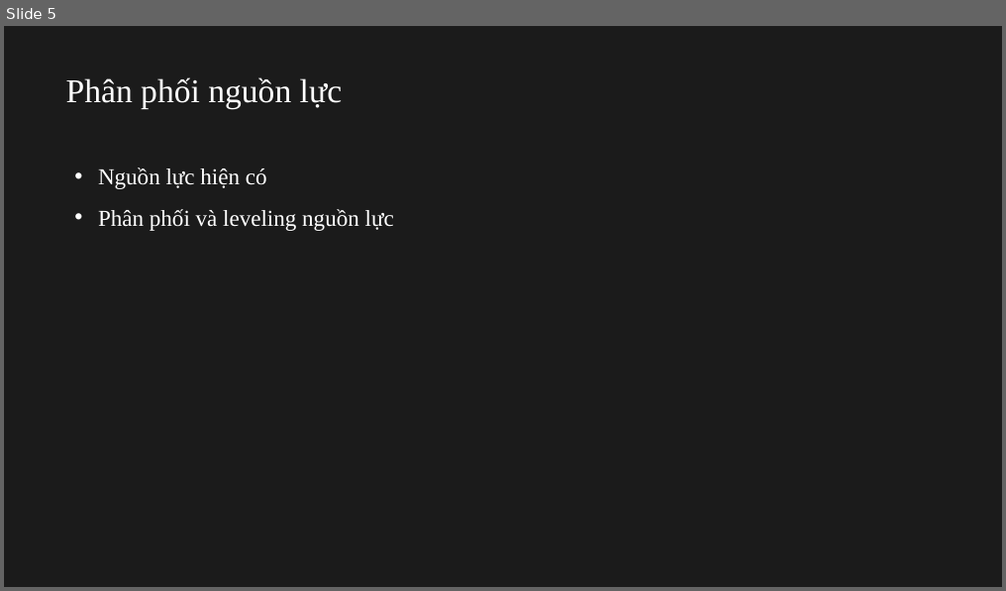
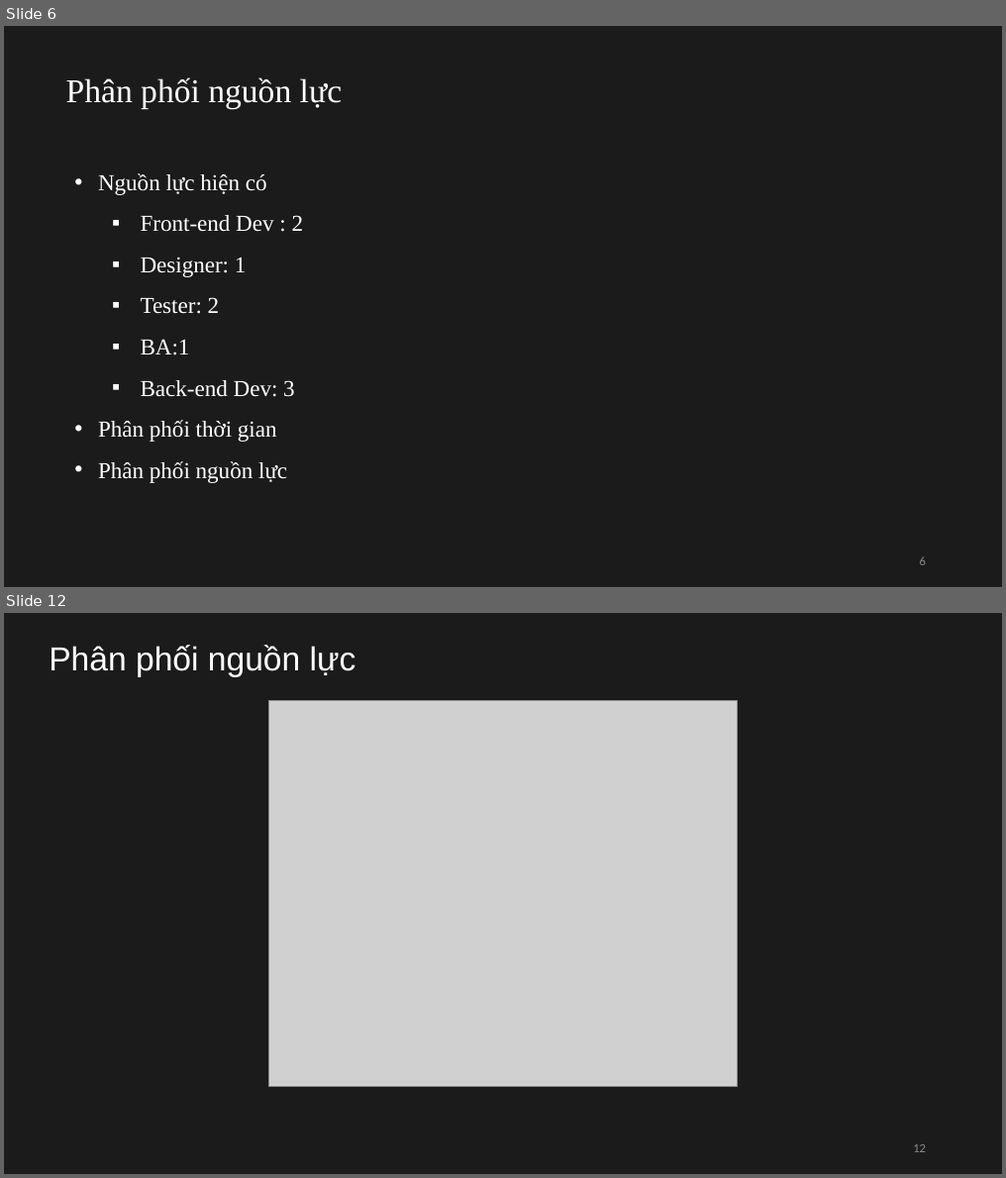
Before and after one commit to CapSuro/ProjectManagement, a slide deck: ProjectManagement.pptx. Shown one above the other, each under a label of ours: slide 5 before the commit, slides 6 and 12 after it; the slides between them are not shown. The pictures are 1006x591 and 1006x1178 pixels, drawn with LibreOffice and Linux fonts; fonts in the diff are those of the drawing; grey boxes stand for pictures. Boxes give left, top, right and bottom in pixels: in the first picture for what was removed or moved away, otherwise in the second. Text is boxed around its words. In the diff, an @@ line names an element or a change of style, - is before the commit and + after.

```diff
--- a/ProjectManagement.pptx
+++ b/ProjectManagement.pptx
@@ slide 12 added at [4,613,1002,1174], background #1B1B1B @@
@@ title added at [49,645,356,677], 32 pt, text #FFFFFF @@
+Phân phối nguồn lực
@@ picture added at [269,700,738,1087] @@
@@ page number added at [913,1145,926,1153], 12 pt, text #8C8C8C @@
+12
@@ what was slide 5 is now slide 6 @@
@@ slide 6 changed as well @@
@@ text at [98,215,304,483]: text changed @@
-• Phân phối và leveling nguồn lực
+  ▪ Front-end Dev : 2
+  ▪ Designer: 1
+  ▪ Tester: 2
+  ▪ BA:1
+  ▪ Back-end Dev: 3
+• Phân phối thời gian
+• Phân phối nguồn lực
@@ page number added at [920,557,926,566], 12 pt, text #8C8C8C @@
+6
```
Also in this commit, not shown: 4 other slides changed, 8 other slides added, 1 slide removed, 4 other files.
